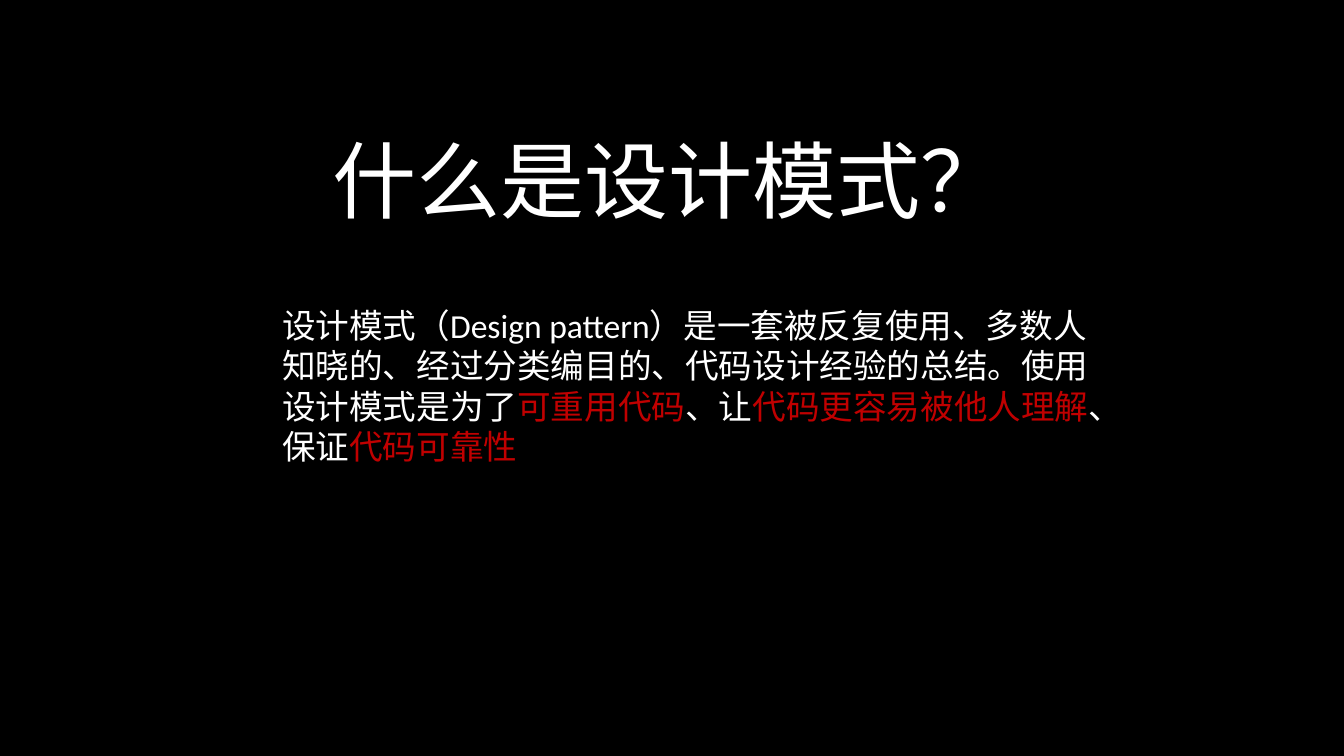
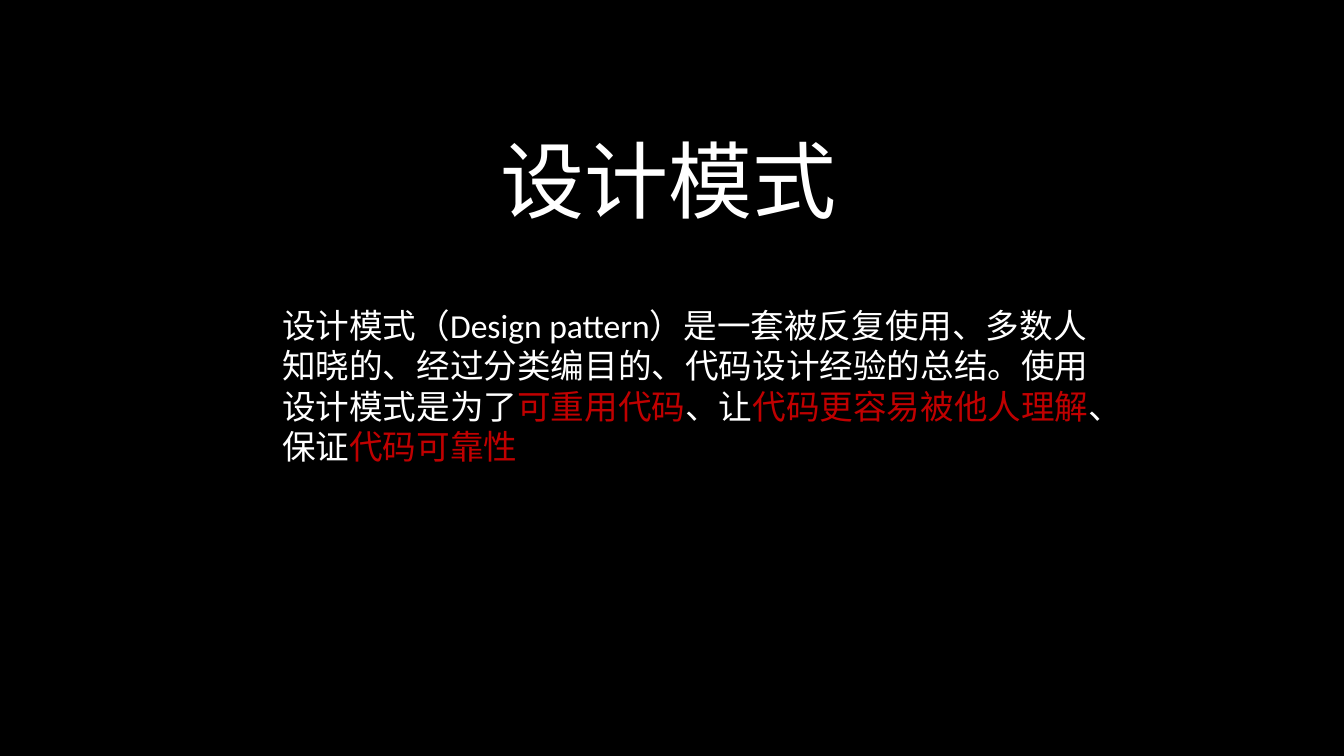
Before and after one commit to 643364103/design, a slide deck: slide 3 of designpattern/ppt/设计模式（一）.pptx. Drawn at 1344x756 pixels with LibreOffice and Linux fonts; fonts in the diff are those of the drawing. Boxes give left, top, right and bottom in pixels: in the first picture for what was removed or moved away, otherwise in the second. Text is boxed around its words. In the diff, an @@ line names an element or a change of style, - is before the commit and + after.

```diff
--- a/designpattern/ppt/设计模式（一）.pptx
+++ b/designpattern/ppt/设计模式（一）.pptx
@@ text at <box>501,141,837,219</box>: text changed @@
-什么是设计模式？
+设计模式
```
Also in this commit, not shown: 4 other slides changed, 2 slides added, 5 other files.
